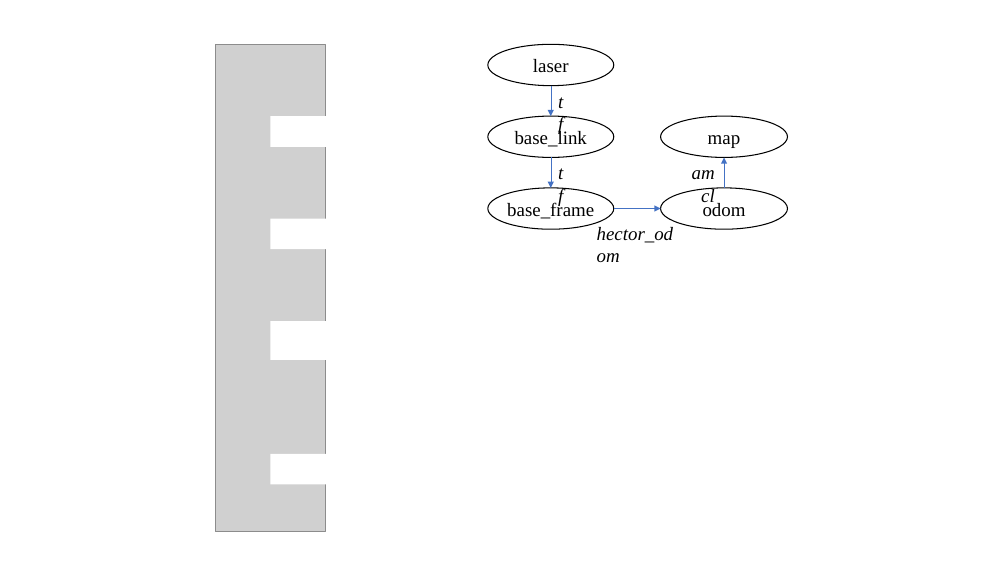
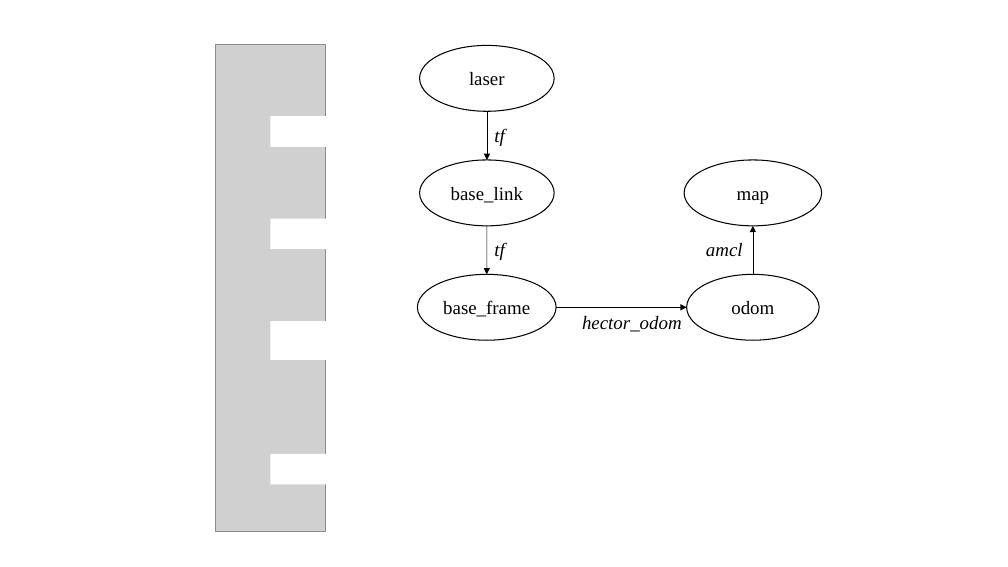
Before and after one commit to jensdehoog95/MAP2017, a slide deck: slide 4 of Paper/Metadata/Navstack.pptx. Drawn at 1008x567 pixels with LibreOffice and Linux fonts; fonts in the diff are those of the drawing; grey boxes stand for pictures. Boxes give left, top, right and bottom in pixels: in the first picture for what was removed or moved away, otherwise in the second. Text is boxed around its words. In the diff, an @@ line names an element or a change of style, - is before the commit and + after.

```diff
--- a/Paper/Metadata/Navstack.pptx
+++ b/Paper/Metadata/Navstack.pptx
@@ ellipse "laser": place and size @@
-ellipse "laser" at (488, 45, 614, 86)
+ellipse "laser" at (420, 45, 554, 111)
@@ text "tf" rewrapped from (551, 85, 576, 116) to (494, 129, 504, 146) @@
@@ arrow moved from (551, 85) - (551, 116) to (487, 111) - (487, 160) @@
@@ arrow (487, 111) - (487, 160): stroke #4472C4 0.5 pt to #000000 0.5 pt @@
@@ ellipse "base_link": place and size @@
-ellipse "base_link" at (488, 116, 614, 158)
+ellipse "base_link" at (420, 160, 554, 226)
@@ ellipse "map": place and size @@
-ellipse "map" at (661, 116, 788, 158)
+ellipse "map" at (684, 160, 822, 226)
@@ text "tf" rewrapped from (551, 157, 576, 188) to (494, 243, 504, 260) @@
@@ arrow moved from (551, 157) - (551, 188) to (487, 226) - (487, 274) @@
@@ arrow (487, 226) - (487, 274): stroke #4472C4 0.5 pt to #000000 0.5 pt @@
@@ text "amcl" rewrapped from (677, 157, 722, 188) to (706, 243, 743, 256) @@
@@ arrow moved from (724, 188) - (724, 157) to (753, 274) - (753, 226) @@
@@ arrow (753, 274) - (753, 226): stroke #4472C4 0.5 pt to #000000 0.5 pt @@
@@ ellipse "base_frame": place and size @@
-ellipse "base_frame" at (488, 188, 614, 230)
+ellipse "base_frame" at (417, 274, 556, 340)
@@ ellipse "odom": place and size @@
-ellipse "odom" at (661, 188, 788, 230)
+ellipse "odom" at (687, 274, 819, 340)
@@ arrow moved from (614, 209) - (661, 209) to (557, 308) - (687, 308) @@
@@ arrow (557, 308) - (687, 308): stroke #4472C4 0.5 pt to #000000 0.5 pt @@
@@ text "hector_odom" rewrapped from (597, 227, 674, 243) to (582, 316, 682, 332) @@
```
Also in this commit, not shown: 2 other files.
